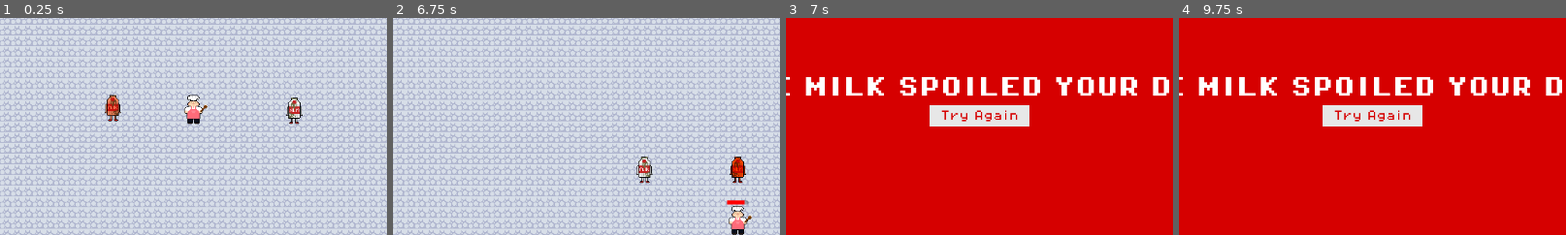
Above: before the commit, frames 1-4 (left to right).
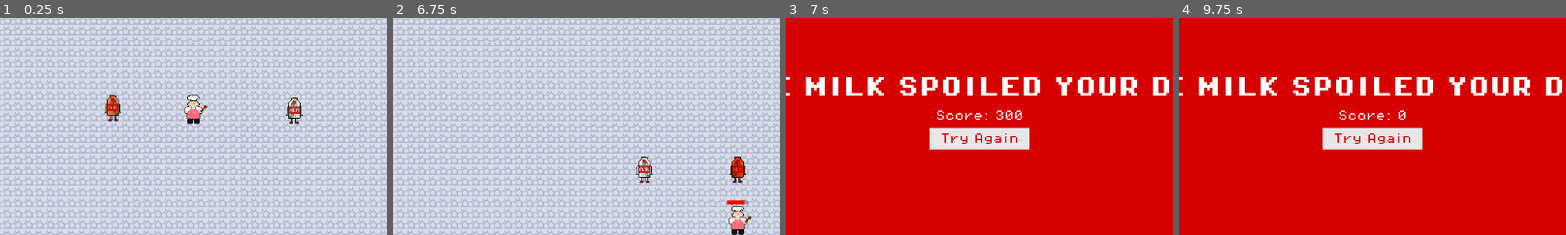
Above: after the commit, the same moments.

Repository: ChristianSalon/mini-jame-gam-55
Game: Godot game, scene res://scenes/game.tscn
The game is run twice, just before and just after one commit, with the same random seed, the same clock (stepped at 60 frames per second) and the same inputs. The engine's default icon, where the game draws it, is replaced by a stand-in: a white triangle on a blue panel in a dark square.
Inputs (mouse positions are % of the whole screen's width and height, from its top left):
- Up to frame 1 (0.25 s): no input
- Up to frame 2 (6.75 s): move the mouse to (72, 45) at 0.52 s; press the mouse at (72, 45) at 0.53 s; hold D (move_right) 0.53-1.28 s; move the mouse to (30, 55) at 1.27 s; release the mouse at (30, 55) at 1.28 s; hold S (move_down) 1.28-2.03 s; click (30, 55) at 1.35 s; move the mouse to (60, 28) at 2.02 s; press the mouse at (60, 28) at 2.03 s; hold D (move_right) 2.03-2.78 s; move the mouse to (45, 70) at 2.77 s; release the mouse at (45, 70) at 2.78 s; hold W (move_up) 2.78-3.53 s; click (45, 70) at 2.85 s; move the mouse to (80, 65) at 3.52 s; press the mouse at (80, 65) at 3.53 s; hold A (move_left) 3.53-5.03 s; move the mouse to (20, 35) at 4.27 s; release the mouse at (20, 35) at 4.28 s; click (20, 35) at 4.35 s; move the mouse to (55, 50) at 5.02 s; press the mouse at (55, 50) at 5.03 s; hold S (move_down) 5.03-5.78 s; move the mouse to (35, 25) at 5.77 s; release the mouse at (35, 25) at 5.78 s; hold D (move_right) 5.78-6.53 s; click (35, 25) at 5.85 s; move the mouse to (72, 45) at 6.52 s; press the mouse at (72, 45) at 6.53 s; hold W (move_up) from 6.53 s (still down)
- Up to frame 3 (7 s): keep holding W (move_up)
- Up to frame 4 (9.75 s): release W (move_up) at 7.25 s; release the mouse at (72, 45) at 7.25 s; click "Try Again" at 7.25 s; click "Try Again" at 8 s; click "Try Again" at 8.75 s; move the mouse to (30, 55) at 9.52 s; hold D (move_right) from 9.53 s (still down); click (30, 55) at 9.6 s
The pictures show only the part of the screen within x 25-75%, y 29-79%; the shares and areas given below are measured in that part.

Frames 1-2 are identical in both runs. In frame 3, 4.9% of the frame differs, in the area x 37-63%, y 40-61%; in frame 4, 4.9%.

Commit message:
feat: Display score in game over panel

Diff:
--- a/scenes/ui.tscn
+++ b/scenes/ui.tscn
@@ -44,18 +44,31 @@
 layout_mode = 2
 theme_override_constants/separation = 18
 
-[node name="Label" type="Label" parent="GameOverPanel/CenterContainer/VBoxContainer" unique_id=1673276389]
+[node name="MessageLabel" type="Label" parent="GameOverPanel/CenterContainer/VBoxContainer" unique_id=1673276389]
 layout_mode = 2
 theme_override_fonts/font = ExtResource("2_x4jx1")
 theme_override_font_sizes/font_size = 32
 text = "THE MILK SPOILED YOUR DAY!"
 
+[node name="LastScoreLabel" type="Label" parent="GameOverPanel/CenterContainer/VBoxContainer" unique_id=2078624076]
+layout_mode = 2
+theme_override_fonts/font = ExtResource("3_yev5y")
+theme_override_font_sizes/font_size = 16
+text = "SCORE: "
+horizontal_alignment = 1
+
 [node name="RestartButton" type="Button" parent="GameOverPanel/CenterContainer/VBoxContainer" unique_id=1332184190]
 layout_mode = 2
 size_flags_horizontal = 4
+mouse_default_cursor_shape = 2
 theme_override_colors/font_color = Color(0.8392157, 0, 0, 1)
+theme_override_colors/font_focus_color = Color(0.8392157, 0, 0, 1)
+theme_override_colors/font_pressed_color = Color(0.8392157, 0, 0, 1)
+theme_override_colors/font_hover_color = Color(0.8392157, 0, 0, 1)
+theme_override_colors/font_hover_pressed_color = Color(0.8392157, 0, 0, 1)
 theme_override_fonts/font = ExtResource("3_yev5y")
 theme_override_styles/normal = SubResource("StyleBoxFlat_yev5y")
 theme_override_styles/pressed = SubResource("StyleBoxFlat_yev5y")
 theme_override_styles/hover = SubResource("StyleBoxFlat_yev5y")
+theme_override_styles/focus = SubResource("StyleBoxFlat_yev5y")
 text = "Try Again"
--- a/ui.gd
+++ b/ui.gd
@@ -2,9 +2,11 @@
 
 @onready var score_label: Label = $ScoreLabel
 @onready var game_over_panel: PanelContainer = $GameOverPanel
+@onready var last_score_label: Label = $GameOverPanel/CenterContainer/VBoxContainer/LastScoreLabel
 @onready var restart_button: Button = $GameOverPanel/CenterContainer/VBoxContainer/RestartButton
 
 var score: int = 0
+
 
 func _ready() -> void:
 	update_score_text()
@@ -29,3 +31,4 @@
 
 func update_score_text() -> void:
 	score_label.text = "Score: " + str(score)
+	last_score_label.text = "Score: " + str(score)
